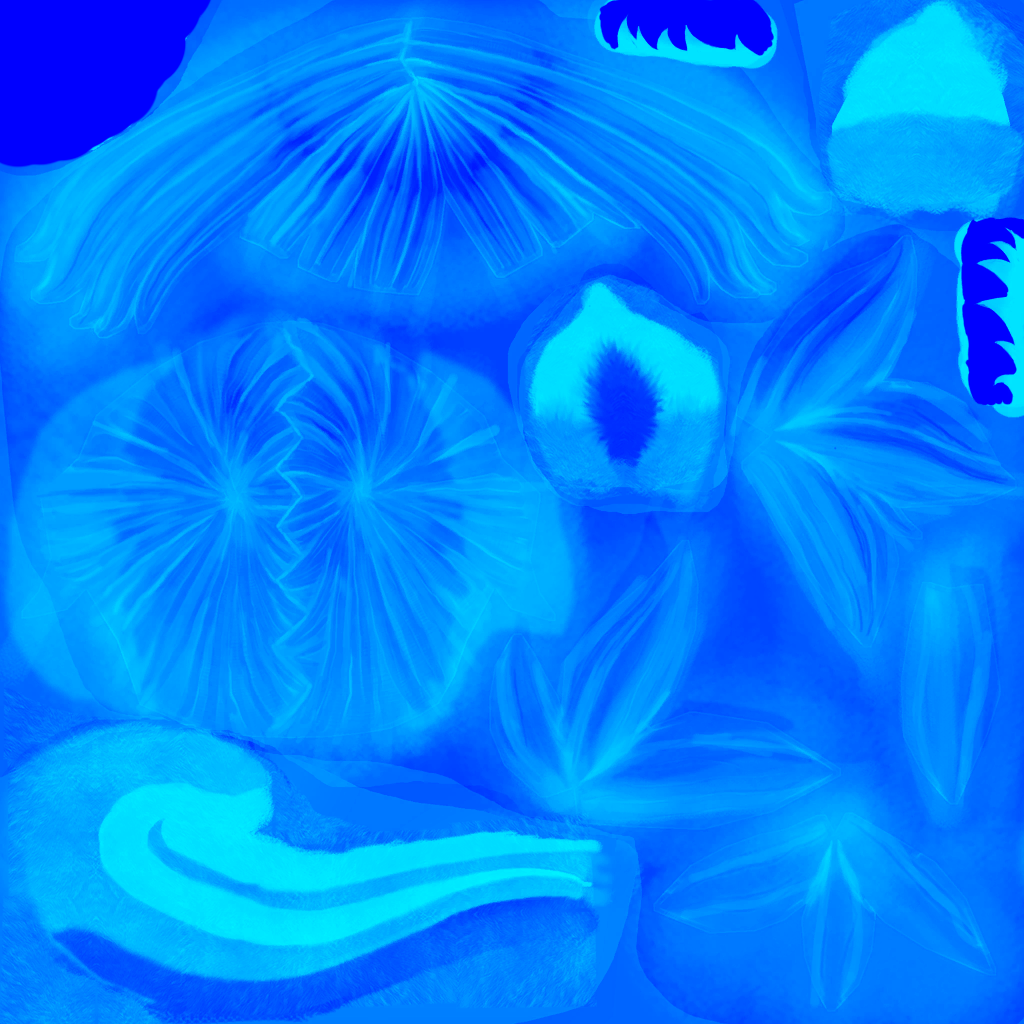
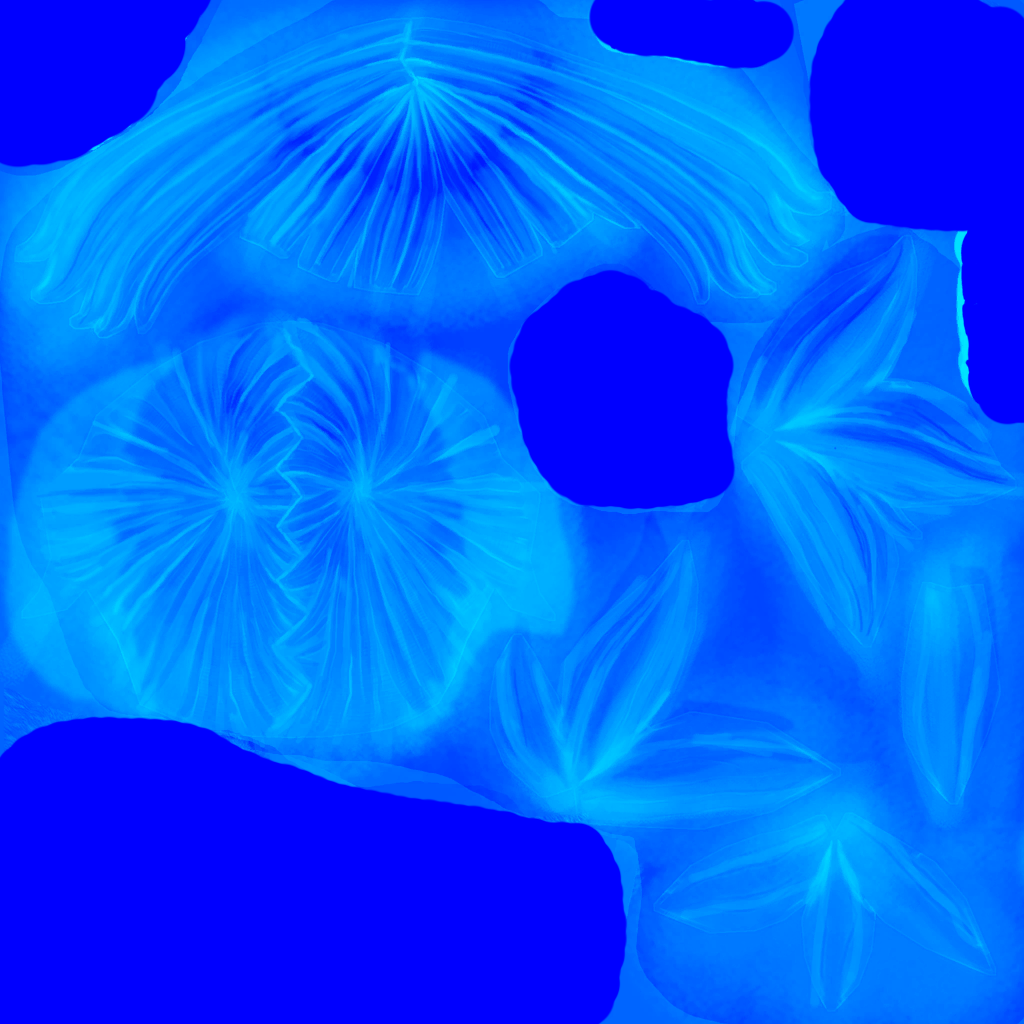
Layer changes from the first 1024px x 1024px image to the second:
pixels changed over [0, 0, 1024, 1024] (layer not identified)
